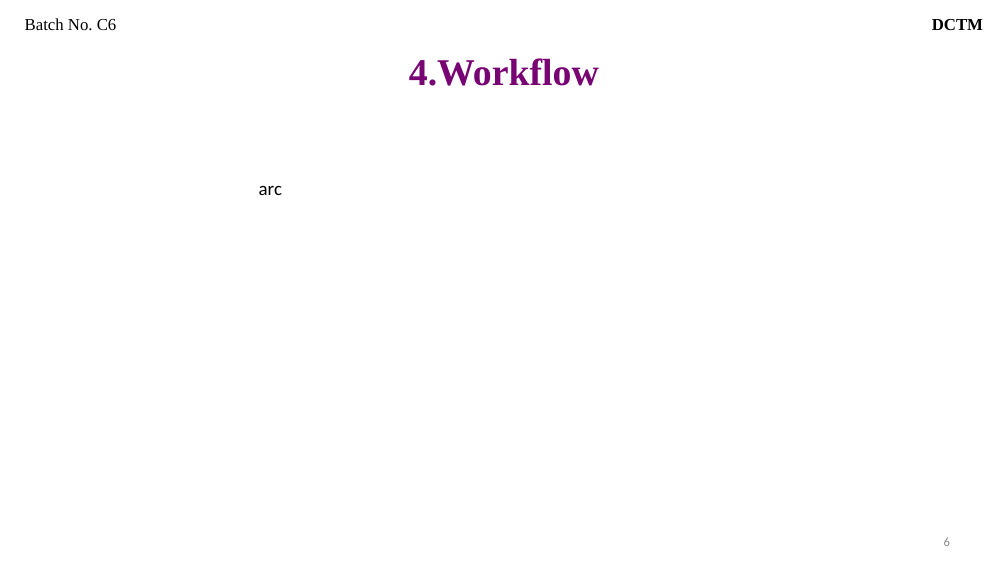
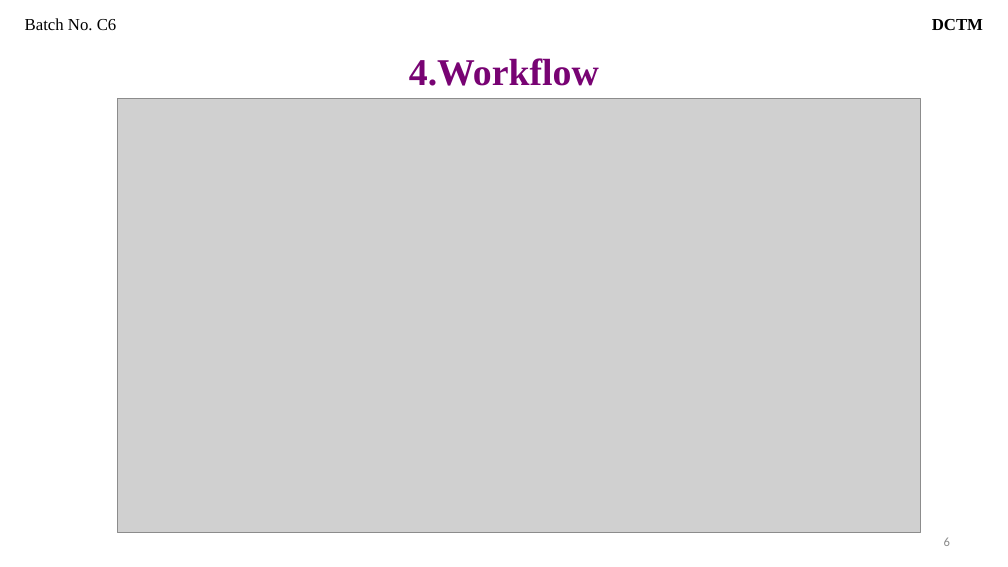
Before and after one commit to Thrinadh-25/DCTM, a slide deck: slide 6 of review 2/ppt main/review 2 c6 dctm.pptx. Drawn at 1008x567 pixels with LibreOffice and Linux fonts; fonts in the diff are those of the drawing; grey boxes stand for pictures. Boxes give left, top, right and bottom in pixels: in the first picture for what was removed or moved away, otherwise in the second. Text is boxed around its words. In the diff, an @@ line names an element or a change of style, - is before the commit and + after.

```diff
--- a/review 2/ppt main/review 2 c6 dctm.pptx
+++ b/review 2/ppt main/review 2 c6 dctm.pptx
@@ picture added at [117, 98, 921, 532] @@
@@ text removed at [259, 186, 282, 195] @@
-arc
```
Also in this commit, not shown: 6 other slides changed, 1 slide removed, 4 other files.
